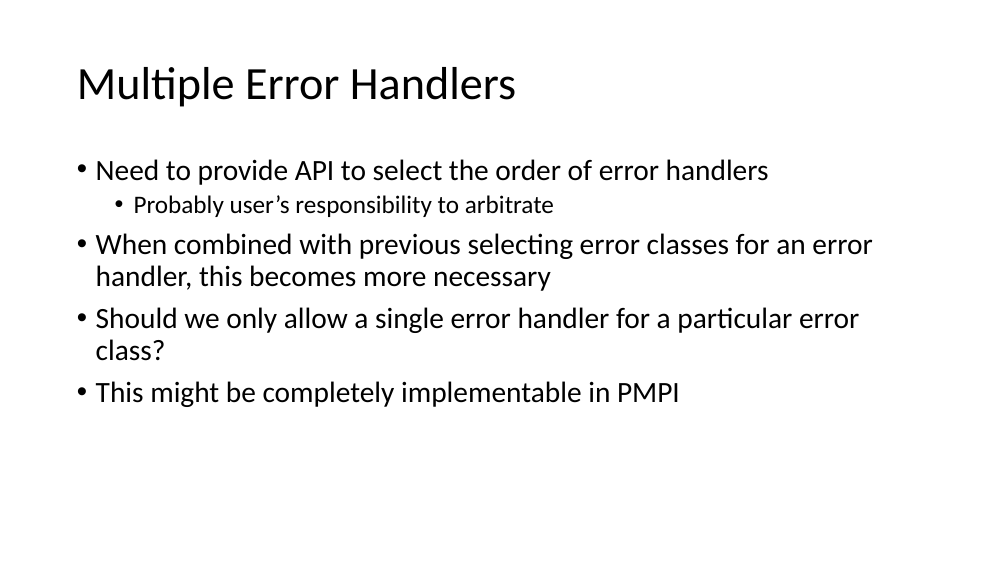
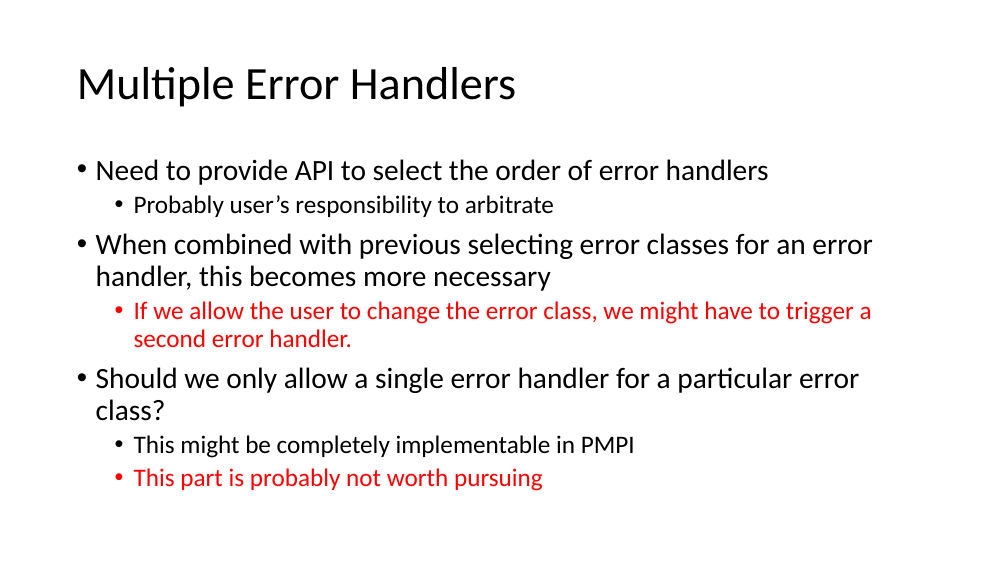
Before and after one commit to mpiwg-ft/ft-issues, a slide deck: slide 5 of slides/2016-03-29 Error Handler Slides.pptx. Drawn at 1008x567 pixels with LibreOffice and Linux fonts; fonts in the diff are those of the drawing. Boxes give left, top, right and bottom in pixels: in the first picture for what was removed or moved away, otherwise in the second. Text is boxed around its words. In the diff, an @@ line names an element or a change of style, - is before the commit and + after.

```diff
--- a/slides/2016-03-29 Error Handler Slides.pptx
+++ b/slides/2016-03-29 Error Handler Slides.pptx
@@ text at (134, 301, 872, 348): paragraph added @@
+  • If we allow the user to change the error class, we might have to trigger a second error handler.
@@ text at (134, 435, 635, 458): size 28 to 24 pt in "This might be completely implementable in PMPI"; list level 1 to 2 in "This might be completely implementable ..." @@
@@ text at (134, 468, 543, 491): paragraph added @@
+  • This part is probably not worth pursuing
```
Also in this commit, not shown: 3 other slides changed, 1 slide added, 1 other file.
